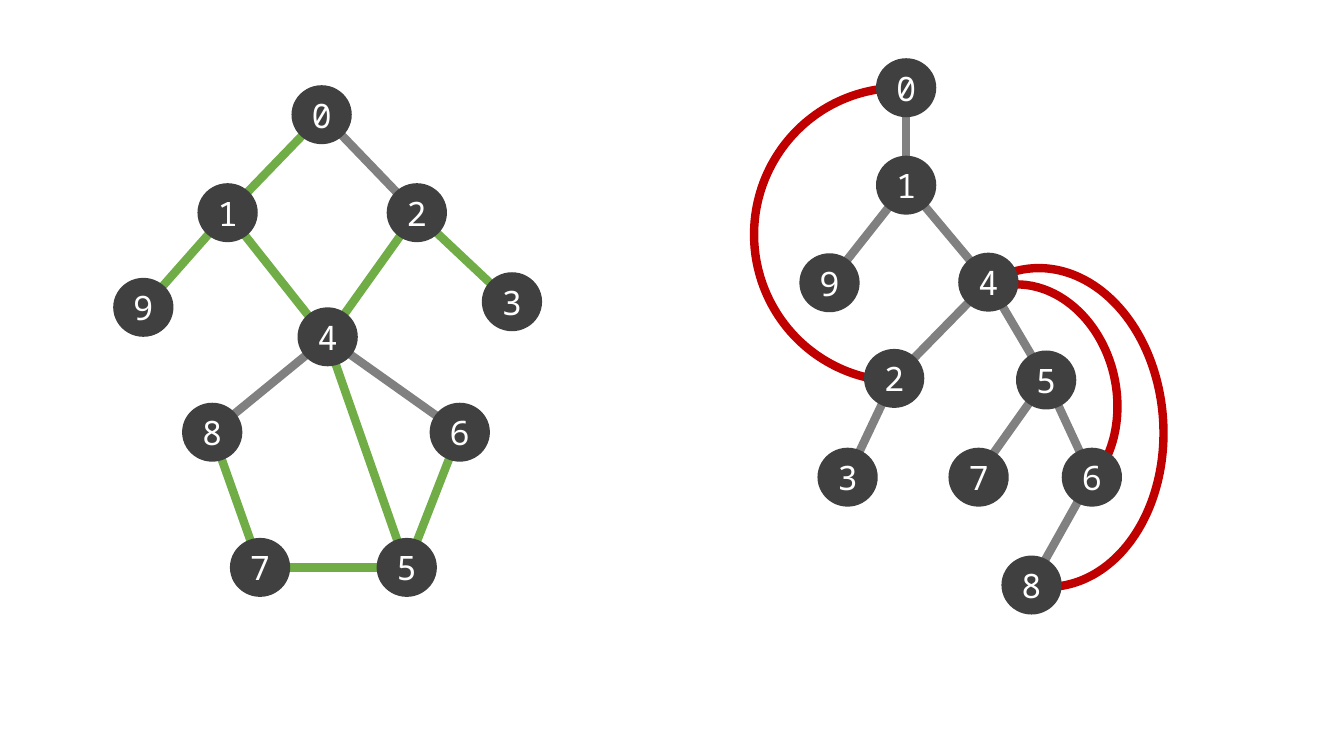
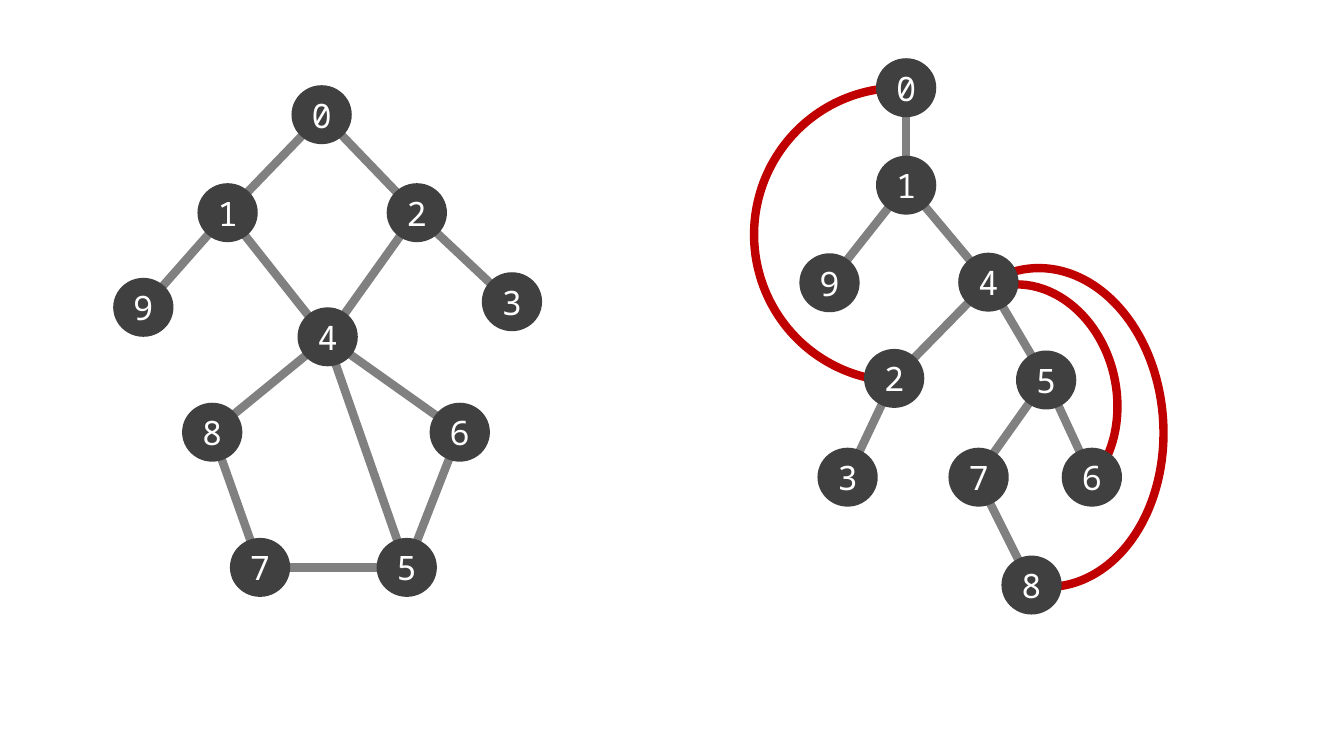
Before and after one commit to jrymk/Graphene, a slide deck: slide 4 of Illustrations/illustrations.pptx. Drawn at 1344x756 pixels with LibreOffice and Linux fonts; fonts in the diff are those of the drawing. Boxes give left, top, right and bottom in pixels: in the first picture for what was removed or moved away, otherwise in the second. Text is boxed around its words. In the diff, an @@ line names an element or a change of style, - is before the commit and + after.

```diff
--- a/Illustrations/illustrations.pptx
+++ b/Illustrations/illustrations.pptx
@@ line (227, 214) - (322, 116): stroke #70AD47 6 pt to #808080 6 pt @@
@@ line (143, 309) - (227, 214): stroke #70AD47 6 pt to #808080 6 pt @@
@@ line (327, 339) - (228, 214): stroke #70AD47 6 pt to #808080 6 pt @@
@@ line (328, 338) - (416, 214): stroke #70AD47 6 pt to #808080 6 pt @@
@@ line (511, 302) - (416, 214): stroke #70AD47 6 pt to #808080 6 pt @@
@@ line (407, 568) - (327, 338): stroke #70AD47 6 pt to #808080 6 pt @@
@@ line (260, 568) - (212, 432): stroke #70AD47 6 pt to #808080 6 pt @@
@@ line (407, 568) - (460, 432): stroke #70AD47 6 pt to #808080 6 pt @@
@@ line moved from (1092, 478) - (1031, 585) to (977, 477) - (1031, 585) @@
@@ line (407, 568) - (260, 568): stroke #70AD47 6 pt to #808080 6 pt @@
```
Also in this commit, not shown: 1 other slide changed, 2 other files.
